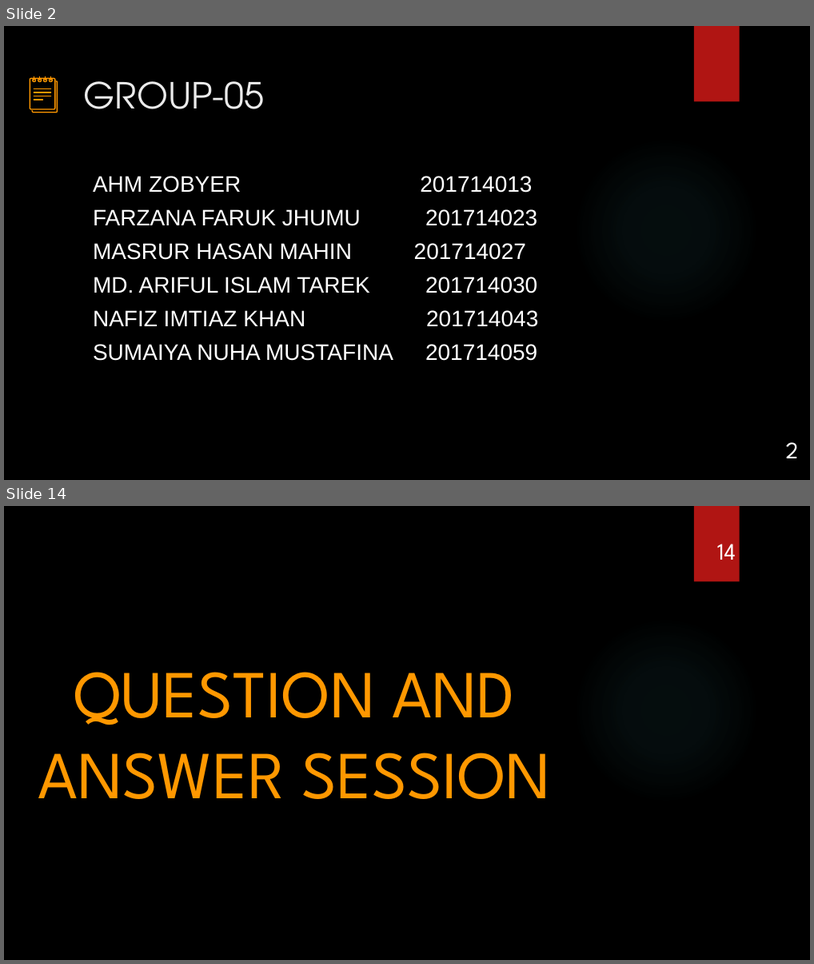
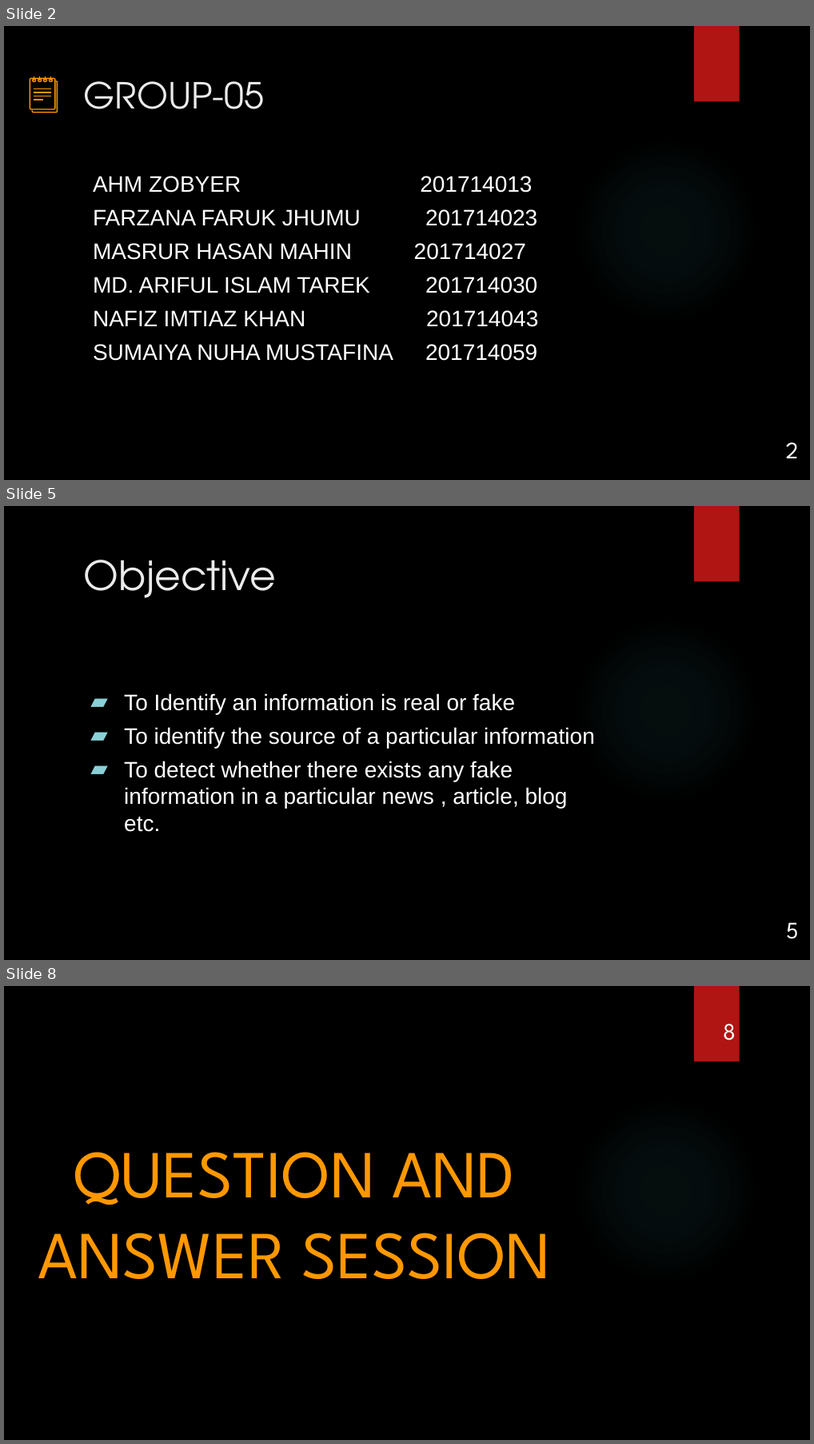
Before and after one commit to Nafiz43/MAAS_WEB, a slide deck: SADD LAB/SADD_initial_1.pptx. Shown one above the other, each under a label of ours: slides 2 and 14 before the commit, slides 2, 5 and 8 after it; the slides between them are not shown. The pictures are 814x964 and 814x1444 pixels, drawn with LibreOffice and Linux fonts; fonts in the diff are those of the drawing; background and template pictures are left out. Boxes give left, top, right and bottom in pixels: in the first picture for what was removed or moved away, otherwise in the second. Text is boxed around its words. In the diff, an @@ line names an element or a change of style, - is before the commit and + after.

```diff
--- a/SADD LAB/SADD_initial_1.pptx
+++ b/SADD LAB/SADD_initial_1.pptx
@@ slide 5 added at (4, 506, 810, 960), background picture (left out); not listed: 2 template elements that a slide beside it also shows @@
@@ title added at (84, 560, 276, 598), 36 pt, text #EBEBEB @@
+Objective
@@ text added at (124, 693, 595, 832), 20 pt, text #FFFFFF @@
+▰ To Identify an information is real or fake
+▰ To identify the source of a particular information
+▰ To detect whether there exists any fake information in a particular news , article, blog etc.
@@ page number added at (786, 922, 798, 939), 21 pt, text #FFFFFF @@
+5
@@ what was slide 14 is now slide 8 @@
@@ page number at (723, 1024, 736, 1040): text changed @@
-14
+8
```
Also in this commit, not shown: 3 slides changed, 1 other slide added, 8 slides removed.
